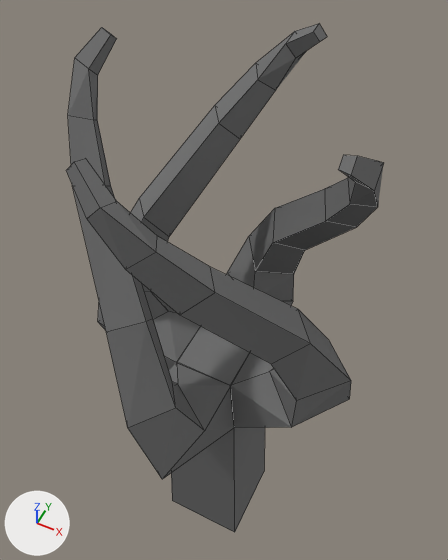
What one commit did to the Blender file 00-filestructure/01-Models/HP-Tree_4.blend.
Rendered twice from a 50 mm lens placed at (1.77, -3.39, 7.79), pointed at (-0.21, 0.59, 2.82). Arrows for +X, +Y and +Z are at lower left; the lights stay in place. Mesh edges are drawn as thin lines.

The older version as bpy lines, for what is in view:
```python
mat_material = diffuse_material('Material')
mat_material.base_color = (0.184, 0.184, 0.184)  # grey #777777
me_cube_003 = bpy.data.meshes.new('Cube.003')
me_cube_003.from_pydata(...)  # 132 vertices, 137 faces; spans x -2.87..2.87, y -2.87..2.87, z -1.0..5.52
me_cube_003.materials.append(mat_material)  # grey #777777
ob_cube_003 = bpy.data.objects.new('Cube.003', me_cube_003)
ob_cube_003.location = (0.0, 0.0, 0.0)
ob_cube_003.rotation_euler = (0.0, 0.0, 4.712)  # degrees (0, 0, 270)
ob_cube_003.scale = (0.5, 0.5, 1.0)
```
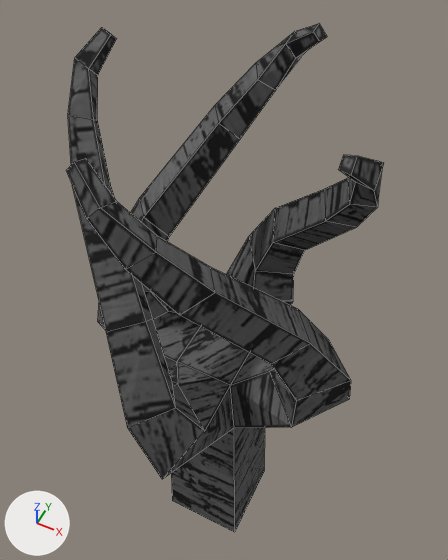
Location of each change, (x1, y1, x2, y2) in pixels of the pictures (448 x 560 px):
```json
{"object": "Cube.003", "change": "surface changed, reshaped", "before": [66, 24, 384, 532], "after": [66, 24, 384, 532]}
{"part": 1, "of": "me_cube_003", "change": "cut back", "before": [98, 273, 274, 479], "after": [98, 273, 274, 479]}
```

Edits to the scene script, one JSON object a line:
```json
{"op": "add", "block": "img_hp_tree_4_png", "code": ["img_hp_tree_4_png = load_image('HP-Tree_4.png', '../02-Textures/HP-Tree_4.png', 1024, 1024, 'sRGB')"]}
{"op": "remove", "block": "mat_material", "code": "mat_material.base_color = (0.184, 0.184, 0.184)  # grey #777777"}
{"op": "add", "block": "mat_material", "code": "mat_material.texture = img_hp_tree_4_png"}
{"block": "me_cube_003", "where": "# used by ob_cube_003; location = (0.0, 0.0, 0.0); rotation_euler = (0.0, 0.0, 4.712), in degrees (0, 0, 270); scale = (0.5, 0.5, 1.0)"}
{"op": "remove", "block": "me_cube_003", "code": "me_cube_003.from_pydata(...)  # 132 vertices, 137 faces; spans x -2.87..2.87, y -2.87..2.87, z -1.0..5.52"}
{"op": "add", "block": "me_cube_003", "code": "me_cube_003.from_pydata(...)  # 124 vertices, 122 faces; spans x -2.87..2.87, y -2.87..2.87, z -1.0..5.52"}
{"block": "me_cube_003", "change": "me_cube_003 part 1"}
{"block": "me_cube_003", "change": "8 vertices are removed from x -0.63..0.63, y -0.63..0.63, z 2.38"}
{"block": "me_cube_003", "change": "24 faces are deleted"}
{"block": "me_cube_003", "change": "9 new faces join them"}
```
